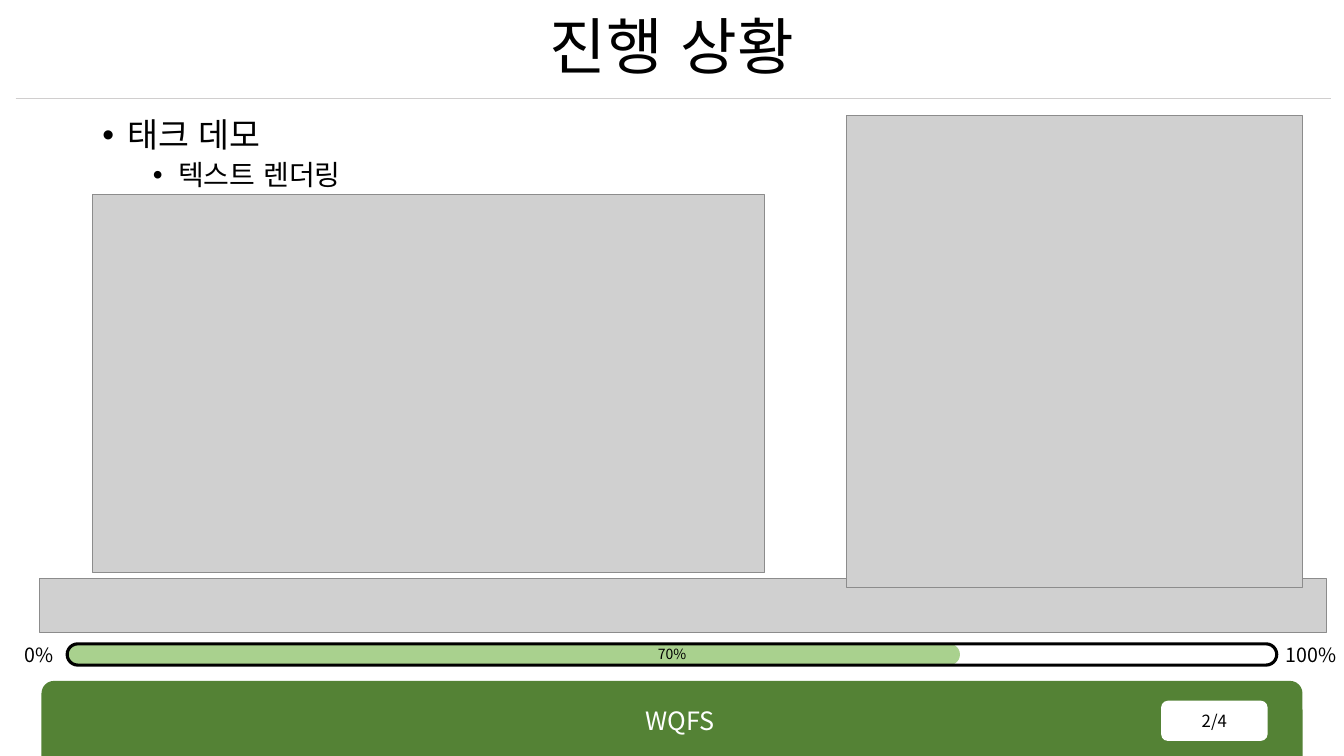
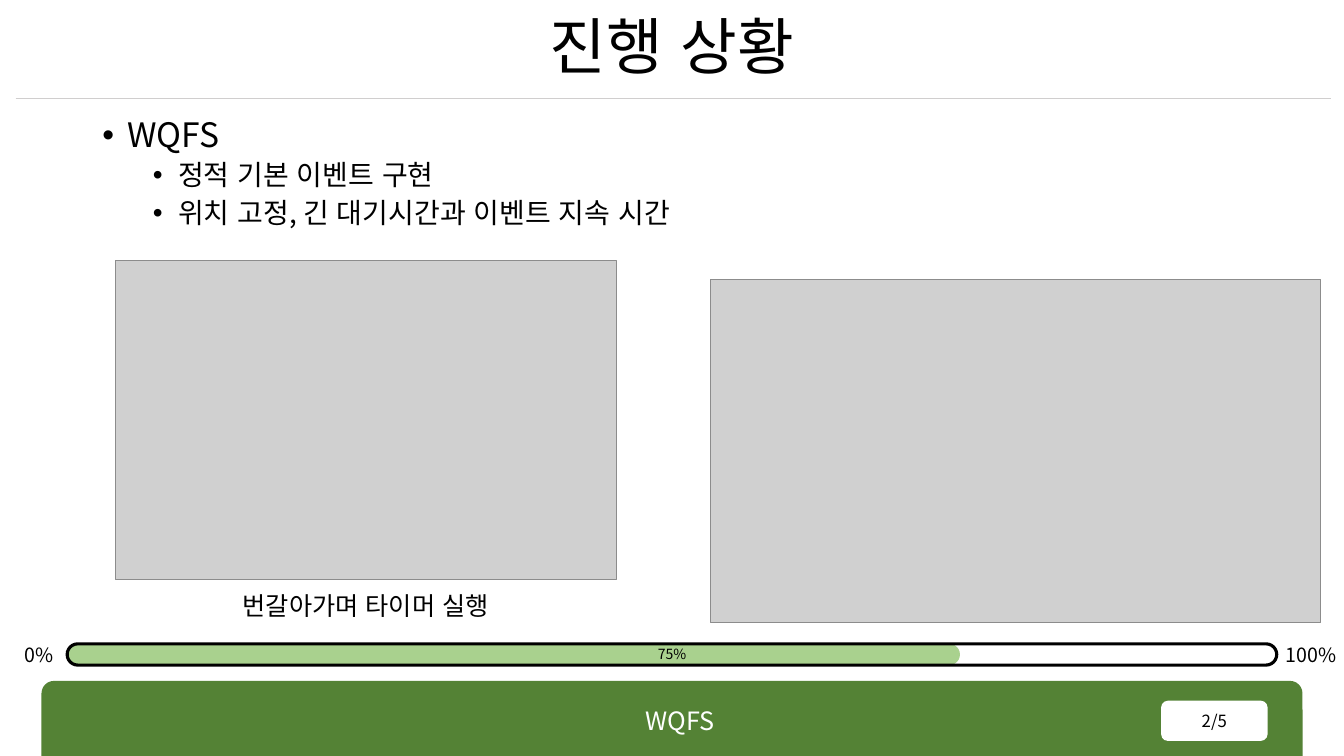
Before and after one commit to rennOobayashi/WQFS, a slide deck: slide 2 of WQFS.pptx. Drawn at 1344x756 pixels with LibreOffice and Linux fonts; fonts in the diff are those of the drawing; grey boxes stand for pictures. Boxes give left, top, right and bottom in pixels: in the first picture for what was removed or moved away, otherwise in the second. Text is boxed around its words. In the diff, an @@ line names an element or a change of style, - is before the commit and + after.

```diff
--- a/WQFS.pptx
+++ b/WQFS.pptx
@@ picture removed at (847, 116, 1304, 588) @@
@@ text at (128, 122, 670, 228): text changed @@
-• 태크 데모
-  • 텍스트 렌더링
+• WQFS
+  • 정적 기본 이벤트 구현
+  • 위치 고정, 긴 대기시간과 이벤트 지속 시간
@@ picture: place and size @@
-picture at (93, 195, 765, 573)
+picture at (115, 261, 616, 580)
@@ picture added at (711, 279, 1321, 623) @@
@@ picture removed at (39, 579, 1327, 632) @@
@@ text added at (243, 594, 488, 617), 18 pt, text #000000 @@
+번갈아가며 타이머 실행
@@ text at (658, 648, 686, 664): text changed @@
-70%
+75%
@@ page number at (1202, 713, 1227, 730): text changed @@
-2/4
+2/5
```
Also in this commit, not shown: 2 other slides changed, 2 slides added, 1 slide removed, 13 other files.
